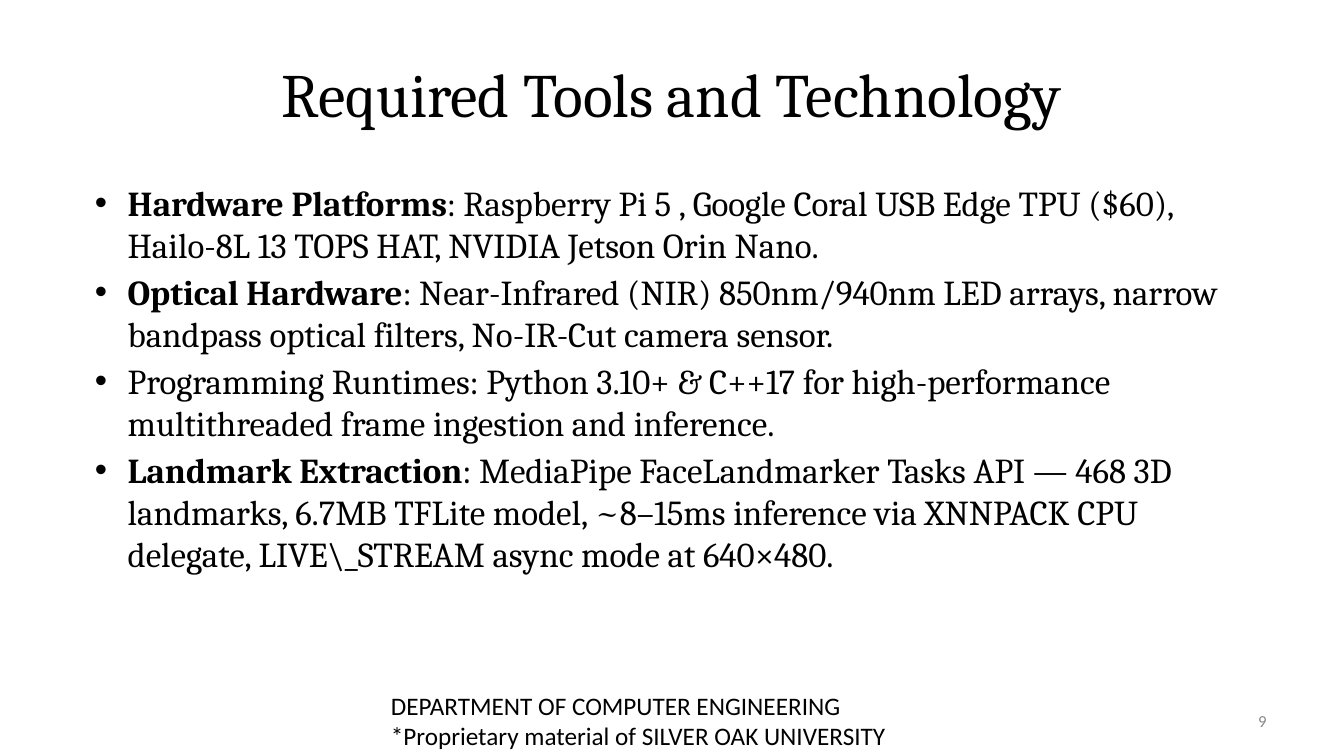
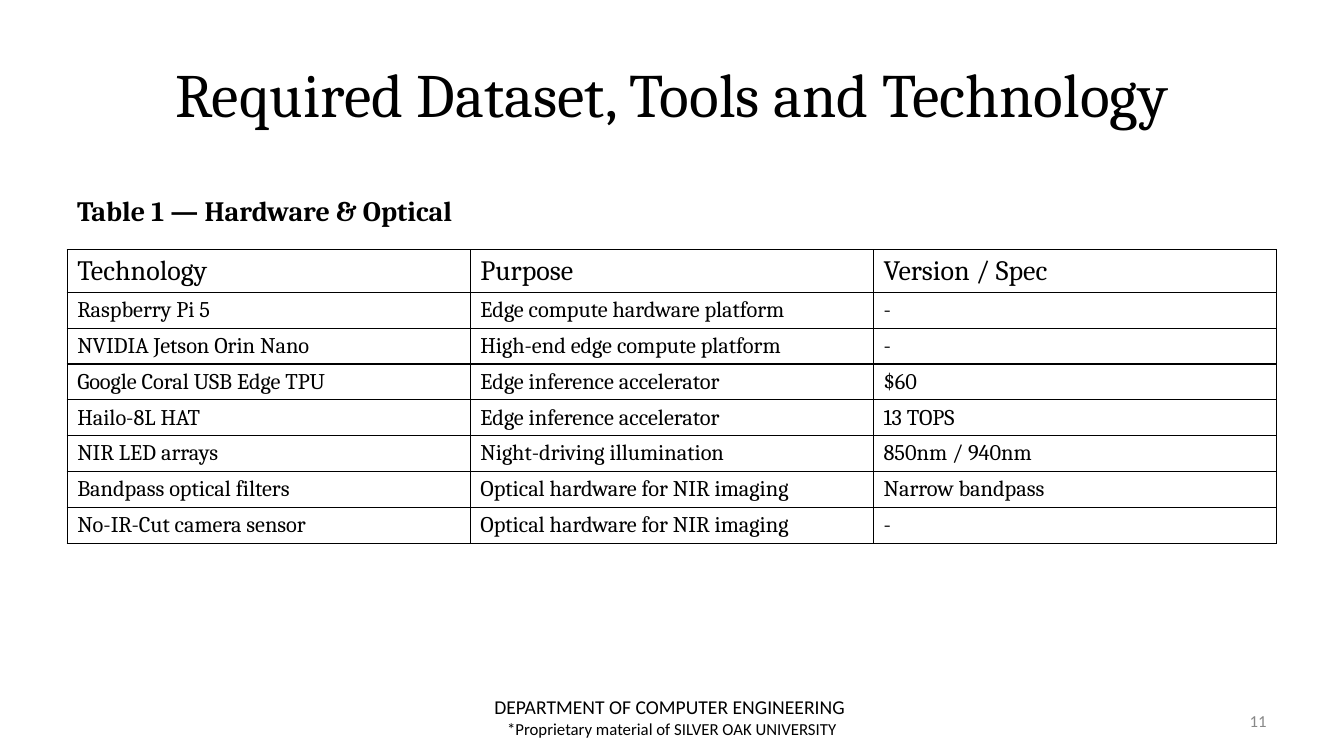
Before and after one commit to zoro1126/ALERT, a slide deck: slide 11 of review_docs/Review-2/NEW_Presentation_ALERT_CE_AIML_31.pptx (slide 9 before the commit). Drawn at 1344x756 pixels with LibreOffice and Linux fonts; fonts in the diff are those of the drawing; background and template pictures are left out. Boxes give left, top, right and bottom in pixels: in the first picture for what was removed or moved away, otherwise in the second. Text is boxed around its words. In the diff, an @@ line names an element or a change of style, - is before the commit and + after.

Commit message:
fully updated pptx file with correct content and format

```diff
--- a/review_docs/Review-2/NEW_Presentation_ALERT_CE_AIML_31.pptx
+++ b/review_docs/Review-2/NEW_Presentation_ALERT_CE_AIML_31.pptx
@@ title at (175,74,1167,131): text changed @@
-Required Tools and Technology
+Required Dataset, Tools and Technology
@@ text added at (77,201,452,227), 20 pt, text #000000, bold @@
+Table 1 — Hardware & Optical
@@ text removed at (128,190,1218,575) @@
-• Hardware Platforms: Raspberry Pi 5 , Google Coral USB Edge TPU ($60), Hailo-8L 13 TOPS HAT, NVIDIA Jetson Orin Nano.
-• Optical Hardware: Near-Infrared (NIR) 850nm/940nm LED arrays, narrow bandpass optical filters, No-IR-Cut camera sensor.
-• Programming Runtimes: Python 3.10+ & C++17 for high-performance multithreaded frame ingestion and inference.
-• Landmark Extraction: MediaPipe FaceLandmarker Tasks API — 468 3D landmarks, 6.7MB TFLite model, ~8–15ms inference via XNNPACK CPU delegate, LIVE\_STREAM async mode at 640×480.
@@ table added at (68,250,1277,553), 8 rows, 3 columns @@
+Technology | Purpose | Version / Spec
+Raspberry Pi 5 | Edge compute hardware platform | -
+NVIDIA Jetson Orin Nano | High-end edge compute platform | -
+Google Coral USB Edge TPU | Edge inference accelerator | $60
+Hailo-8L HAT | Edge inference accelerator | 13 TOPS
+NIR LED arrays | Night-driving illumination | 850nm / 940nm
+Bandpass optical filters | Optical hardware for NIR imaging | Narrow bandpass
+No-IR-Cut camera sensor | Optical hardware for NIR imaging | -
@@ text "DEPARTMENT OF COMPUTER ENGINEERING": place and size @@
-text "DEPARTMENT OF COMPUTER ENGINEERING" at (391,698,885,749)
+text "DEPARTMENT OF COMPUTER ENGINEERING" at (494,701,845,738)
@@ text "DEPARTMENT OF COMPUTER ENGINEERING" at (494,701,845,738): size 18 to 14 pt in "DEPARTMENT OF COMPUTER ENGINEERING"; size 18 to 12 pt in "*Proprietary material of SILVER OAK UNIVERSITY"; alignment left to centre @@
@@ page number at (1250,716,1267,727): text changed @@
-9
+11
```
Also in this commit, not shown: 14 other slides changed, 4 slides added, 2 slides removed.
